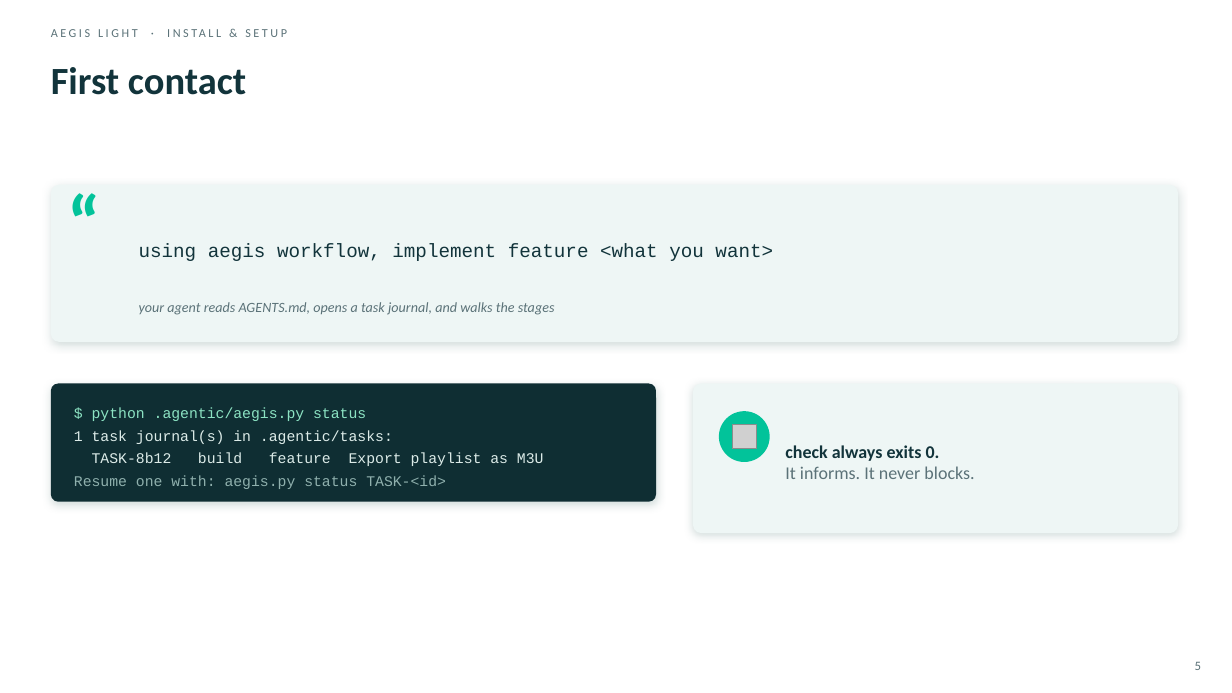
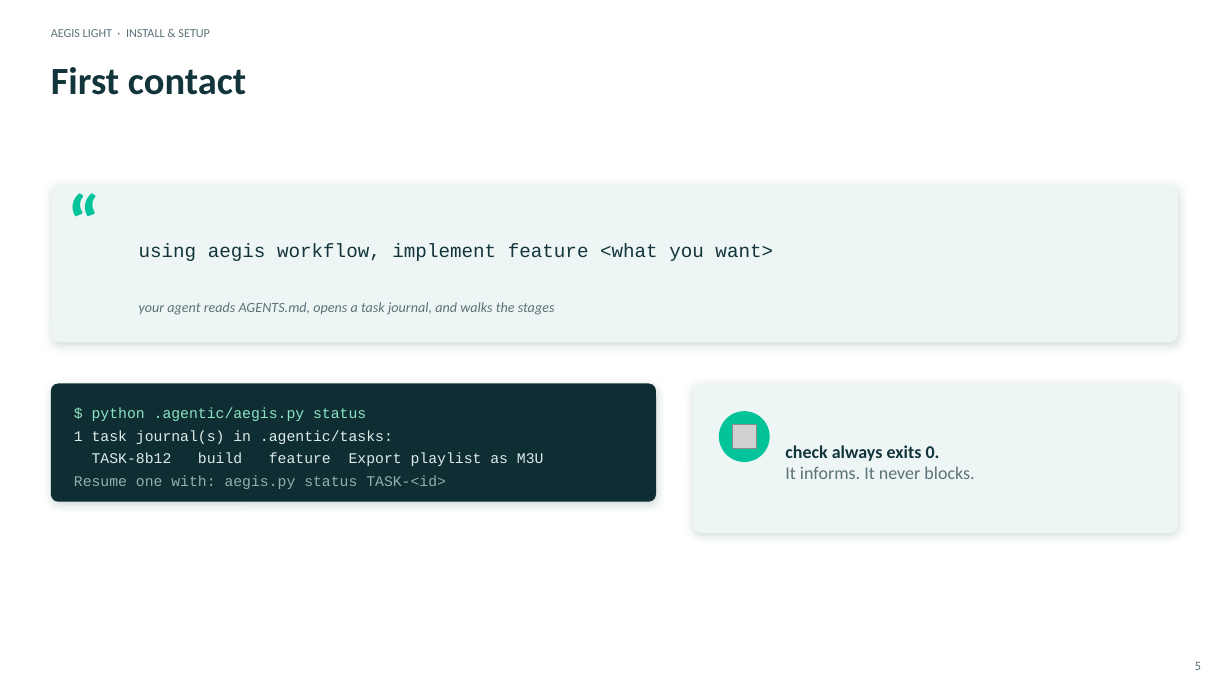
Before and after one commit to DDP-Engineering/Agentic_Engineering_Governance_Integrity_System, a slide deck: slide 5 of 06_SoftwareDocu/AEGIS-Light/01_Install_and_Setup.pptx. Drawn at 1232x693 pixels with LibreOffice and Linux fonts; fonts in the diff are those of the drawing; grey boxes stand for pictures. Boxes give left, top, right and bottom in pixels: in the first picture for what was removed or moved away, otherwise in the second. Text is boxed around its words. In the diff, an @@ line names an element or a change of style, - is before the commit and + after.

Commit message:
feat(aegis-light): add validate stage and reproducible red evidence
- record exact red test commands, non-zero exits, and expected failure reasons
- split candidate validation from publish-only delivery without a delivery zone
- update plans, tests, guides, and presentation companions for 0.3.0
- deploy the AEGIS Light 0.3.0 payload into this repository

```diff
--- a/06_SoftwareDocu/AEGIS-Light/01_Install_and_Setup.pptx
+++ b/06_SoftwareDocu/AEGIS-Light/01_Install_and_Setup.pptx
@@ text "AEGIS LIGHT · INSTALL & ..." at [51,29,210,37]: letter spacing 2 to 0 pt @@
```
Also in this commit, not shown: 6 other slides changed, 49 other files.
